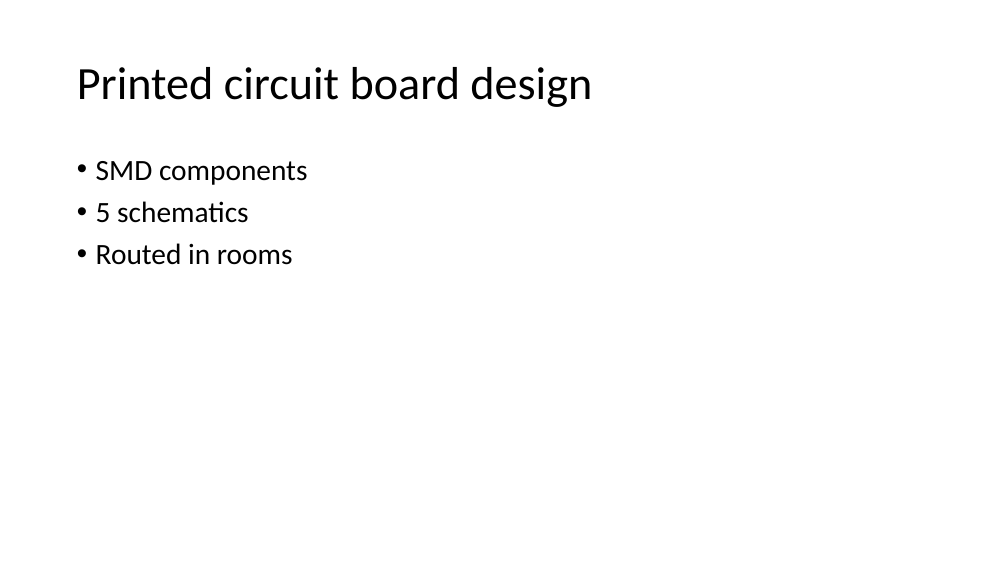
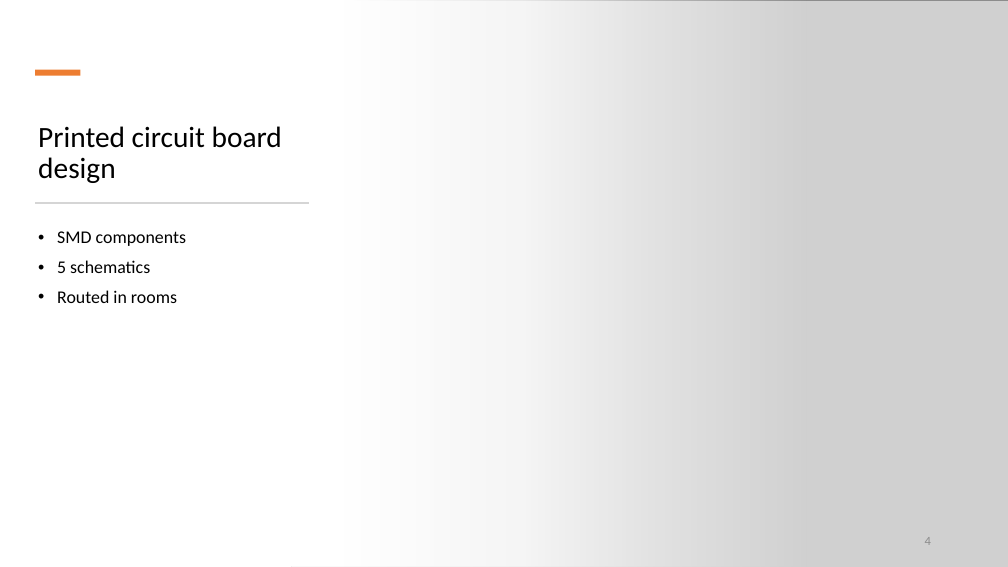
Before and after one commit to SeppeBudenaers/Soldeer_Station_Seppe_Budenaers, a slide deck: slide 4 of Media/Presentatie1.pptx. Drawn at 1008x567 pixels with LibreOffice and Linux fonts; fonts in the diff are those of the drawing; grey boxes stand for pictures. Boxes give left, top, right and bottom in pixels: in the first picture for what was removed or moved away, otherwise in the second. Text is boxed around its words. In the diff, an @@ line names an element or a change of style, - is before the commit and + after.

```diff
--- a/Media/Presentatie1.pptx
+++ b/Media/Presentatie1.pptx
@@ rectangle added at <box>0,0,807,567</box>, fill gradient #FFFFFF @@
@@ picture added at <box>291,0,1008,567</box> @@
@@ rectangle added at <box>35,70,80,76</box>, fill #ED7D31 @@
@@ title "Printed circuit board design": place and size @@
-title "Printed circuit board design" at <box>77,67,592,107</box>
+title "Printed circuit board design" at <box>38,126,282,183</box>
@@ title "Printed circuit board design" at <box>38,126,282,183</box>: size 44 to 28 pt; vertical alignment middle to bottom @@
@@ rectangle added at <box>36,202,309,203</box>, fill #D5D5D5, outline #D5D5D5 0.25 pt @@
@@ text "SMD components": place and size @@
-text "SMD components" at <box>96,161,307,265</box>
+text "SMD components" at <box>57,231,186,303</box>
@@ text "SMD components" at <box>57,231,186,303</box>: size 28 to 17 pt @@
@@ page number added at <box>925,537,931,543</box>, 12 pt, text #8C8C8C @@
+4
```
Also in this commit, not shown: 5 other slides changed, 1 slide added, 10 other files.
